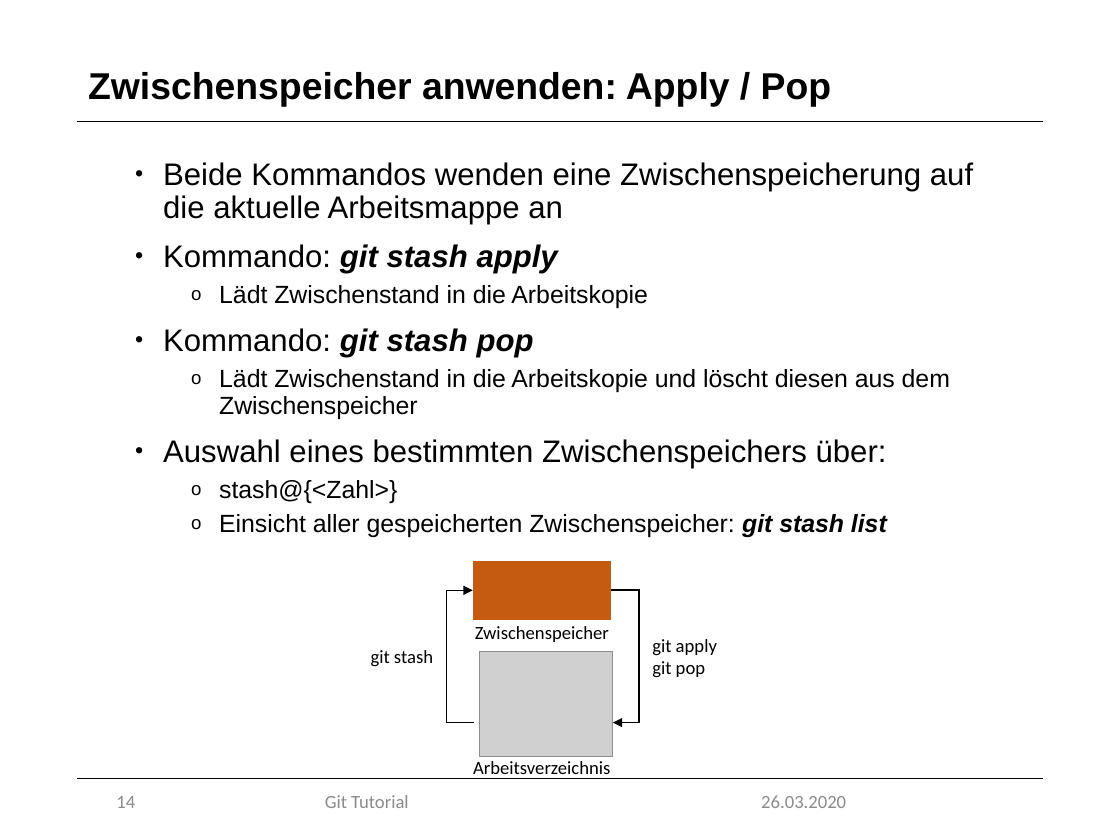
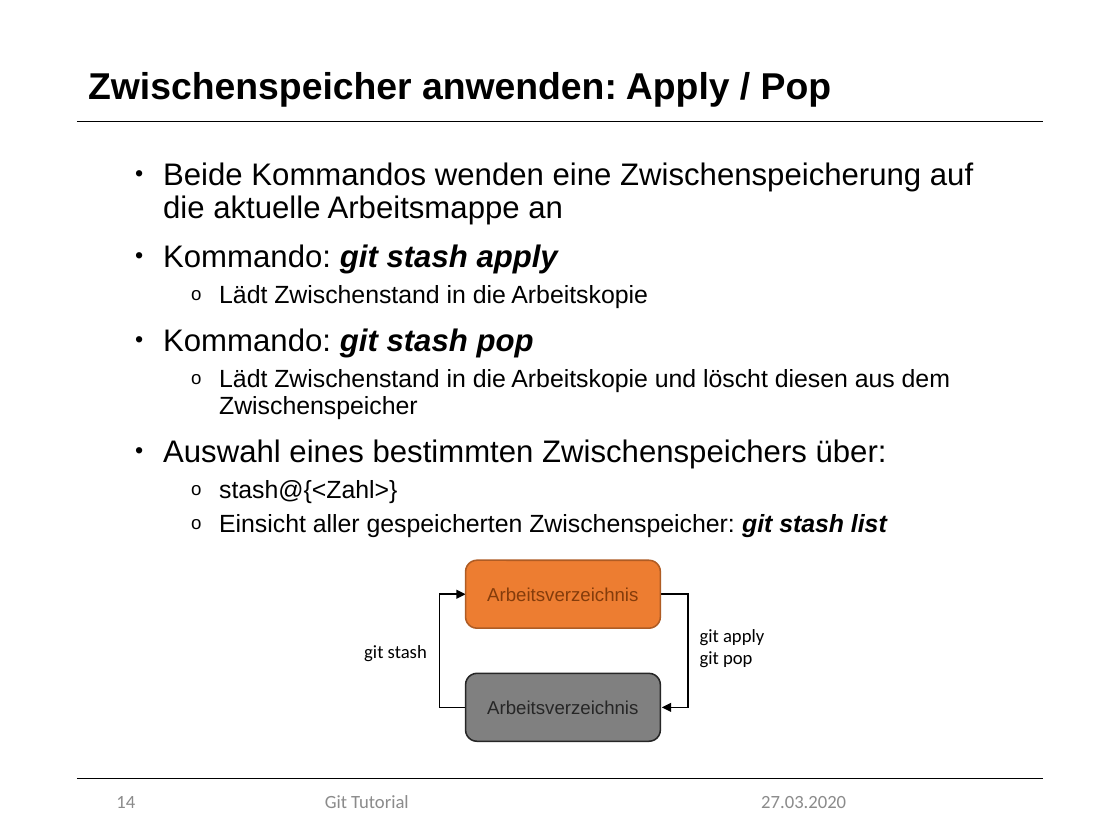
Before and after one commit to marcretzlaff/projektarbeit, a slide deck: slide 14 of Präsentation-90min/Präsentation-90min.pptx. Drawn at 1120x840 pixels with LibreOffice and Linux fonts; fonts in the diff are those of the drawing; grey boxes stand for pictures; background and template pictures are left out. Boxes give left, top, right and bottom in pixels: in the first picture for what was removed or moved away, otherwise in the second. Text is boxed around its words. In the diff, an @@ line names an element or a change of style, - is before the commit and + after.

```diff
--- a/Präsentation-90min/Präsentation-90min.pptx
+++ b/Präsentation-90min/Präsentation-90min.pptx
@@ rounded rectangle added at <box>466,560,661,628</box>, fill #ED7D31, outline #AF5C24 1 pt, 12 pt, text #843C0B @@
+Arbeitsverzeichnis
@@ rectangle removed at <box>473,560,612,620</box> @@
@@ elbow arrow moved from (474, 722) - (473, 590) to (467, 708) - (466, 595) @@
@@ elbow arrow moved from (612, 590) - (613, 722) to (661, 595) - (662, 708) @@
@@ text removed at <box>475,626,609,642</box> @@
-Zwischenspeicher
@@ text "git apply": place and size @@
-text "git apply" at <box>652,639,717,678</box>
+text "git apply" at <box>700,629,764,668</box>
@@ text "git stash": place and size @@
-text "git stash" at <box>371,650,433,667</box>
+text "git stash" at <box>364,645,427,662</box>
@@ picture removed at <box>479,652,613,757</box> @@
@@ rounded rectangle "Arbeitsverzeichnis": place and size @@
-rounded rectangle "Arbeitsverzeichnis" at <box>473,761,610,779</box>
+rounded rectangle "Arbeitsverzeichnis" at <box>466,673,661,741</box>
@@ rounded rectangle "Arbeitsverzeichnis" at <box>466,673,661,741</box>: font Calibri to Arial, text colour #000000 to #262626; vertical alignment top to middle; fill none to #808080; outline none to #262626 1 pt @@
@@ text at <box>761,796,846,808</box>: text changed @@
-26.03.2020
+27.03.2020
```
Also in this commit, not shown: 33 other slides changed.
